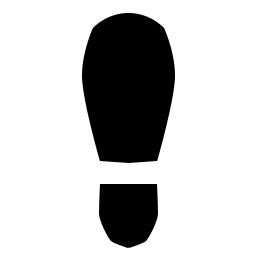
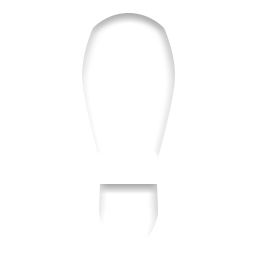
Two versions of the same layered image (256x256). Layer-by-layer changes:
added layer "FootPrint01" above "Original" over [82, 13, 175, 248]
renamed "Group 2" to "Original", hid the group it (4 layers) over [82, 13, 175, 248]
